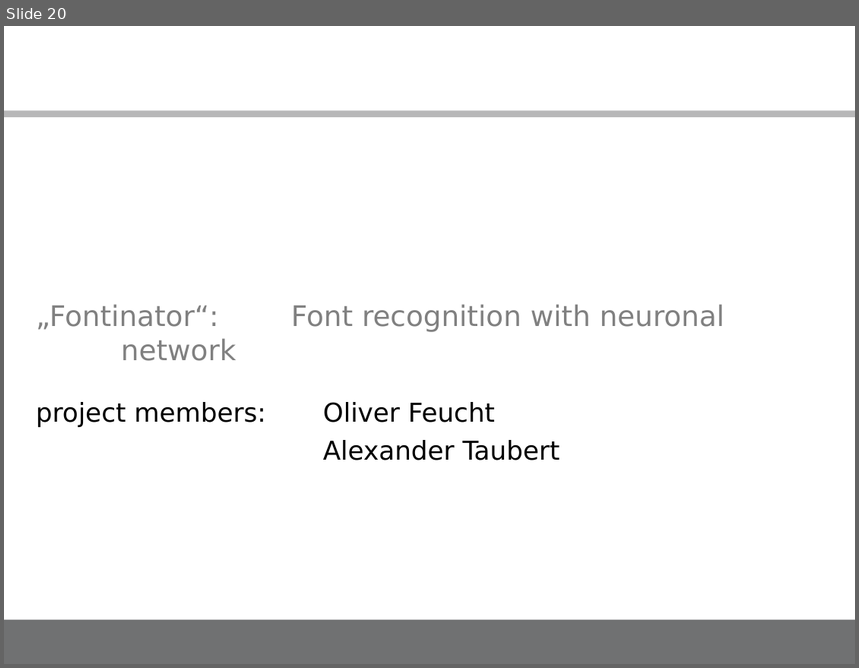
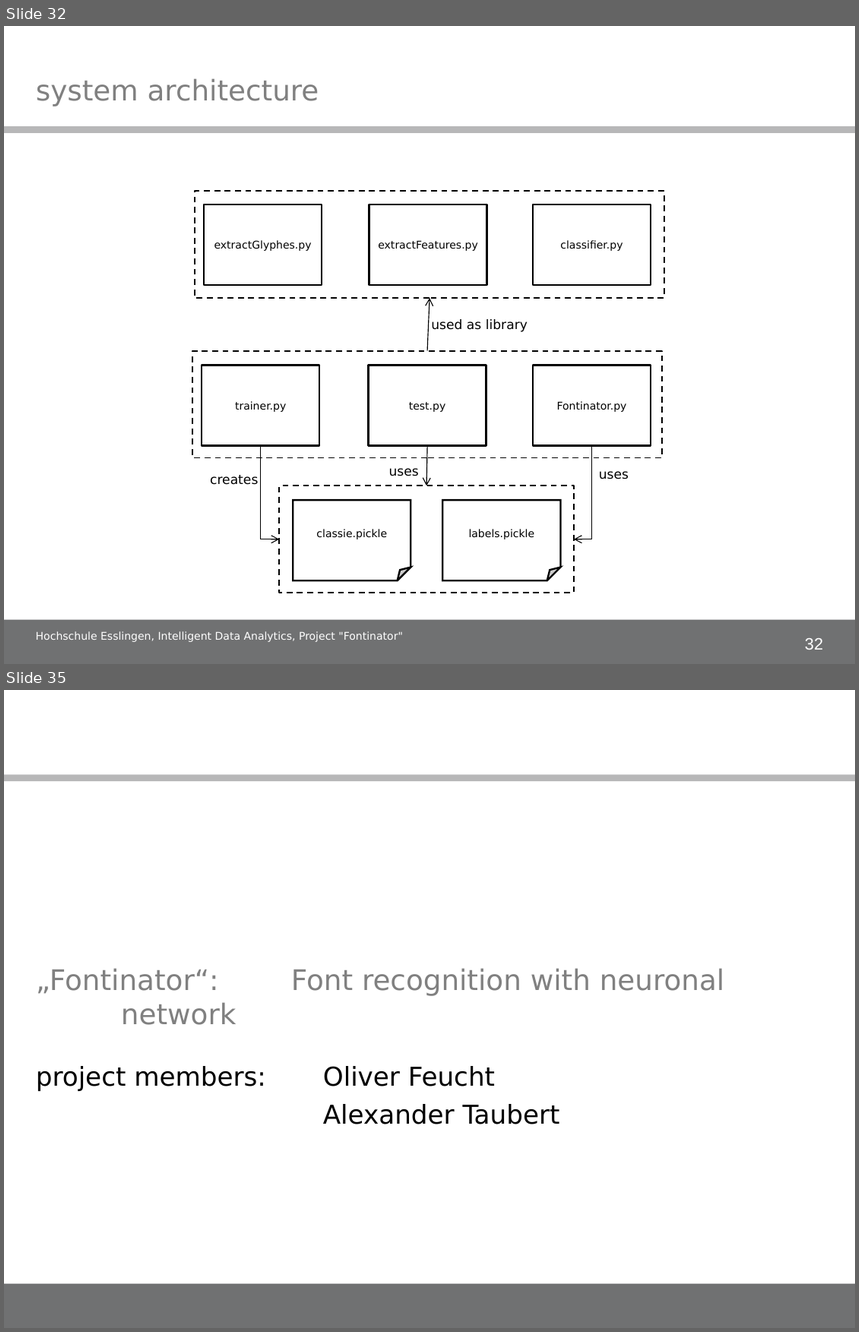
Before and after one commit to alex-ta/Fontinator, a slide deck: Documents/IDA_project_presentation.ppt. Shown one above the other, each under a label of ours: slide 20 before the commit, slides 32 and 35 after it; the slides between them are not shown. The pictures are 859x668 and 859x1332 pixels, drawn with LibreOffice and Linux fonts; fonts in the diff are those of the drawing; background and template pictures are left out. Boxes give left, top, right and bottom in pixels: in the first picture for what was removed or moved away, otherwise in the second. Text is boxed around its words. In the diff, an @@ line names an element or a change of style, - is before the commit and + after.

Commit message:
Edited Project presentation (Pages: 5,6, 20, 21, 22, 23)

```diff
--- a/Documents/IDA_project_presentation.ppt
+++ b/Documents/IDA_project_presentation.ppt
@@ slide 32 added at <box>4,26,855,664</box>, background #FFFFFF; not listed: 1 template element that a slide beside it also shows @@
@@ title added at <box>36,78,319,106</box>, 24 pt, text #808080 @@
+system architecture
@@ rectangle added at <box>4,126,855,133</box>, fill #707172 at 50% opacity @@
@@ rectangle added at <box>195,191,664,298</box>, outline #000000 1.25 pt dashed @@
@@ rectangle added at <box>204,205,322,286</box>, fill #FFFFFF, outline #000000 1.5 pt, 9 pt, text #000000 @@
+extractGlyphes.py
@@ rectangle added at <box>369,205,487,286</box>, fill #FFFFFF, outline #000000 1.5 pt, 9 pt, text #000000 @@
+extractFeatures.py
@@ rectangle added at <box>533,205,651,286</box>, fill #FFFFFF, outline #000000 1.5 pt, 9 pt, text #000000 @@
+classifier.py
@@ arrow added from (427, 351) to (430, 298), #000000 0.74 pt @@
@@ text added at <box>431,319,528,332</box>, 11 pt, text #000000 @@
+used as library
@@ rectangle added at <box>193,351,662,458</box>, outline #000000 1.25 pt dashed @@
@@ rectangle added at <box>202,366,319,446</box>, fill #FFFFFF, outline #000000 1.5 pt, 9 pt, text #000000 @@
+trainer.py
@@ rectangle added at <box>368,366,487,446</box>, fill #FFFFFF, outline #000000 1.5 pt, 9 pt, text #000000 @@
+test.py
@@ rectangle added at <box>533,366,651,446</box>, fill #FFFFFF, outline #000000 1.5 pt, 9 pt, text #000000 @@
+Fontinator.py
@@ elbow arrow added from (260, 446) to (279, 539), #000000 0.74 pt @@
@@ arrow added from (427, 446) to (427, 486), #000000 0.74 pt @@
@@ elbow arrow added from (592, 446) to (574, 539), #000000 0.74 pt @@
@@ text added at <box>210,475,258,485</box>, 11 pt, text #000000 @@
+creates
@@ text added at <box>389,468,419,477</box>, 11 pt, text #000000 @@
+uses
@@ text added at <box>599,471,629,480</box>, 11 pt, text #000000 @@
+uses
@@ rectangle added at <box>279,486,574,593</box>, outline #000000 1.25 pt dashed @@
@@ folded corner added at <box>294,500,411,581</box>, fill #FFFFFF, outline #000000 1.5 pt, 9 pt, text #000000 @@
+classie.pickle
@@ folded corner added at <box>443,500,560,581</box>, fill #FFFFFF, outline #000000 1.5 pt, 9 pt, text #000000 @@
+labels.pickle
@@ text added at <box>36,632,403,642</box>, 9 pt, text #FFFFFF @@
+Hochschule Esslingen, Intelligent Data Analytics, Project "Fontinator"
@@ page number added at <box>805,639,823,650</box>, 14 pt, text #FFFFFF @@
+32
@@ what was slide 20 is now slide 35 @@
```
Also in this commit, not shown: 6 slides changed, 14 other slides added.
